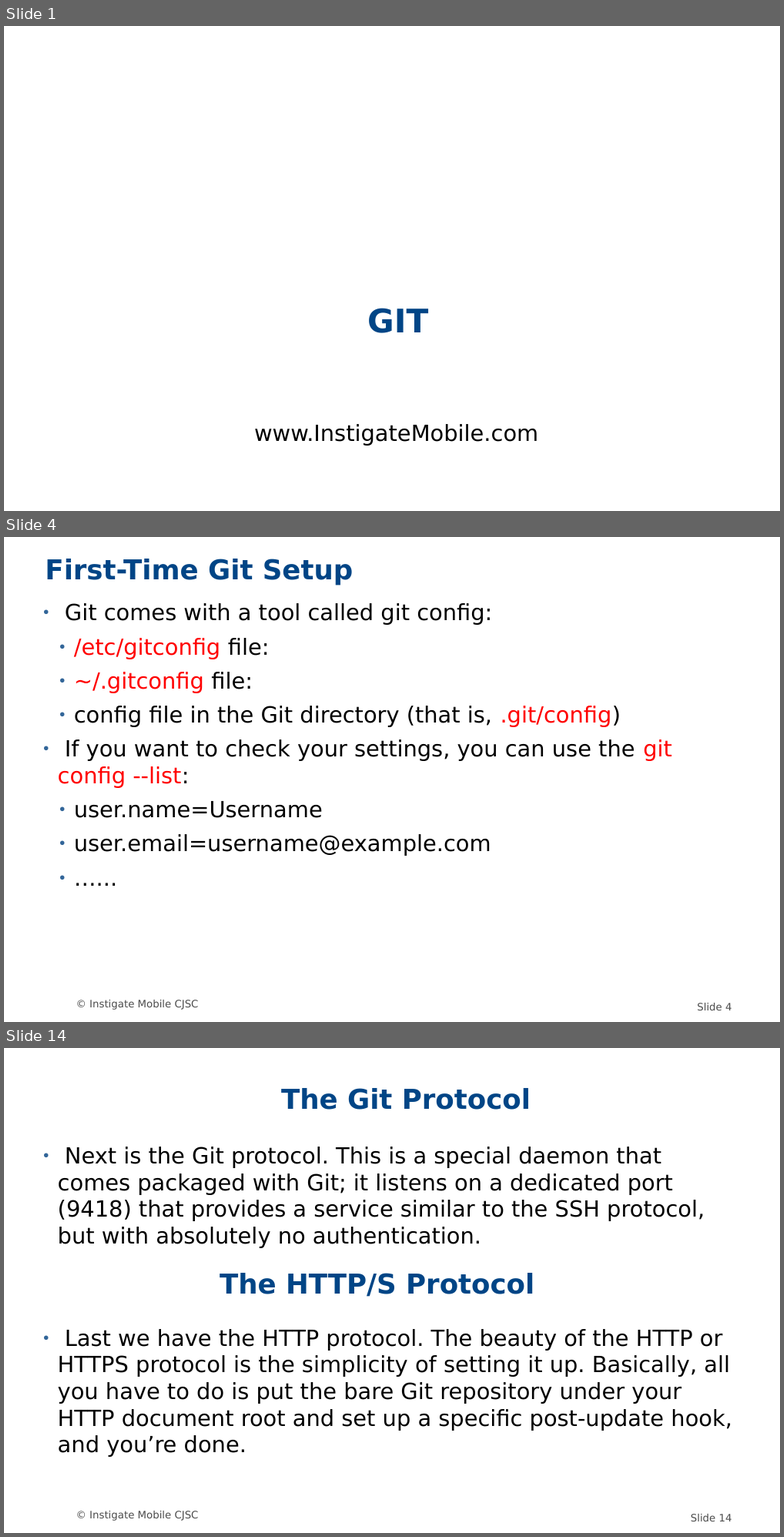
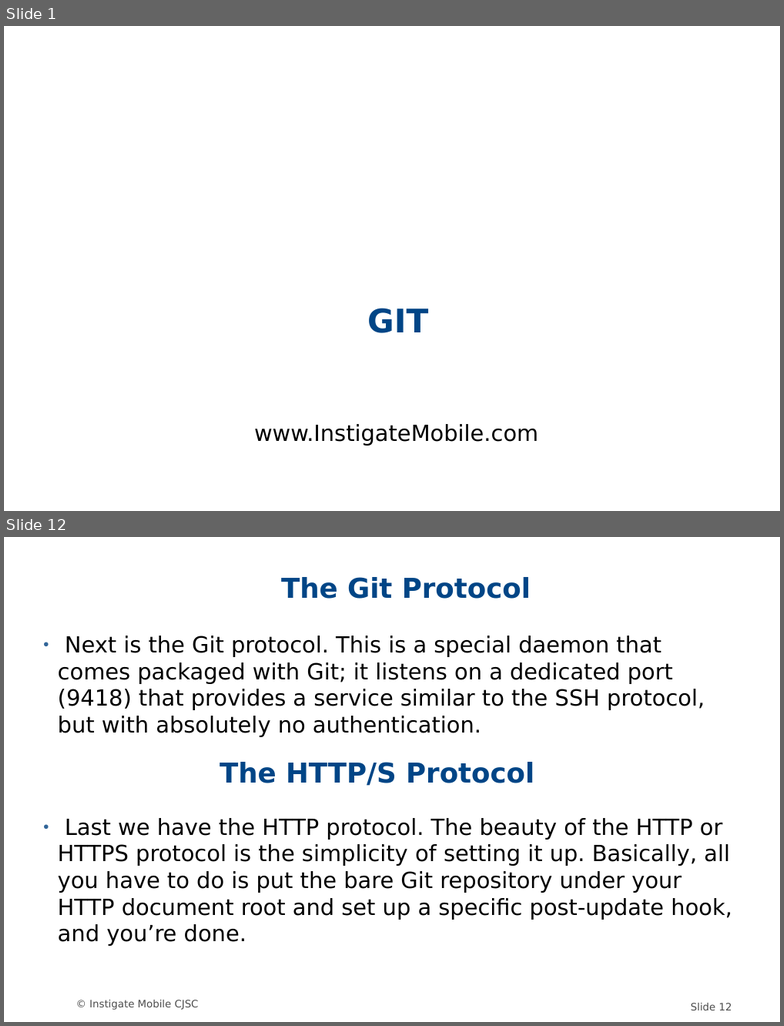
Before and after one commit to MariamP/myRepo, a slide deck: GIT.odp. Shown one above the other, each under a label of ours: slides 1, 4 and 14 before the commit, slides 1 and 12 after it; the slides between them are not shown. The pictures are 784x1537 and 784x1026 pixels, drawn with LibreOffice and Linux fonts; fonts in the diff are those of the drawing; background and template pictures are left out. Boxes give left, top, right and bottom in pixels: in the first picture for what was removed or moved away, otherwise in the second. Text is boxed around its words. In the diff, an @@ line names an element or a change of style, - is before the commit and + after.

```diff
--- a/GIT.odp
+++ b/GIT.odp
@@ slide 4 removed at box(4, 537, 780, 1022), background #FFFFFF; not listed: 2 template elements that a slide beside it also shows @@
@@ title removed at box(45, 559, 353, 585) @@
-First-Time Git Setup
@@ subtitle removed at box(58, 603, 672, 856) @@
-● Git comes with a tool called git config:
-  ● /etc/gitconfig file:
-  ● ~/.gitconfig file:
-  ● config file in the Git directory (that is, .git/config)
-● If you want to check your settings, you can use the git config --list:
-  ● user.name=Username
-  ● user.email=username@example.com
-  ● …...
@@ what was slide 14 is now slide 12 @@
@@ page number at box(691, 1003, 732, 1011): text changed @@
-Slide 14
+Slide 12
```
Also in this commit, not shown: 11 slides changed, 2 slides added, 3 other slides removed.
